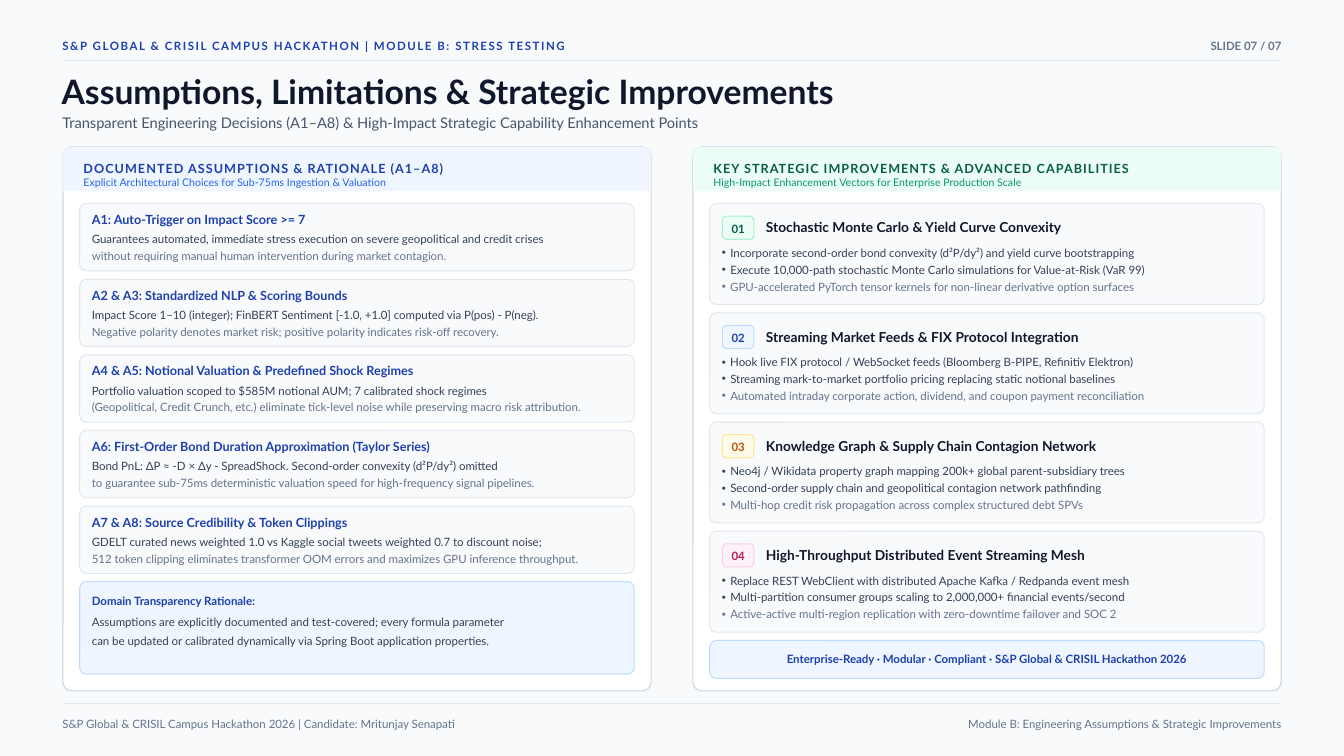
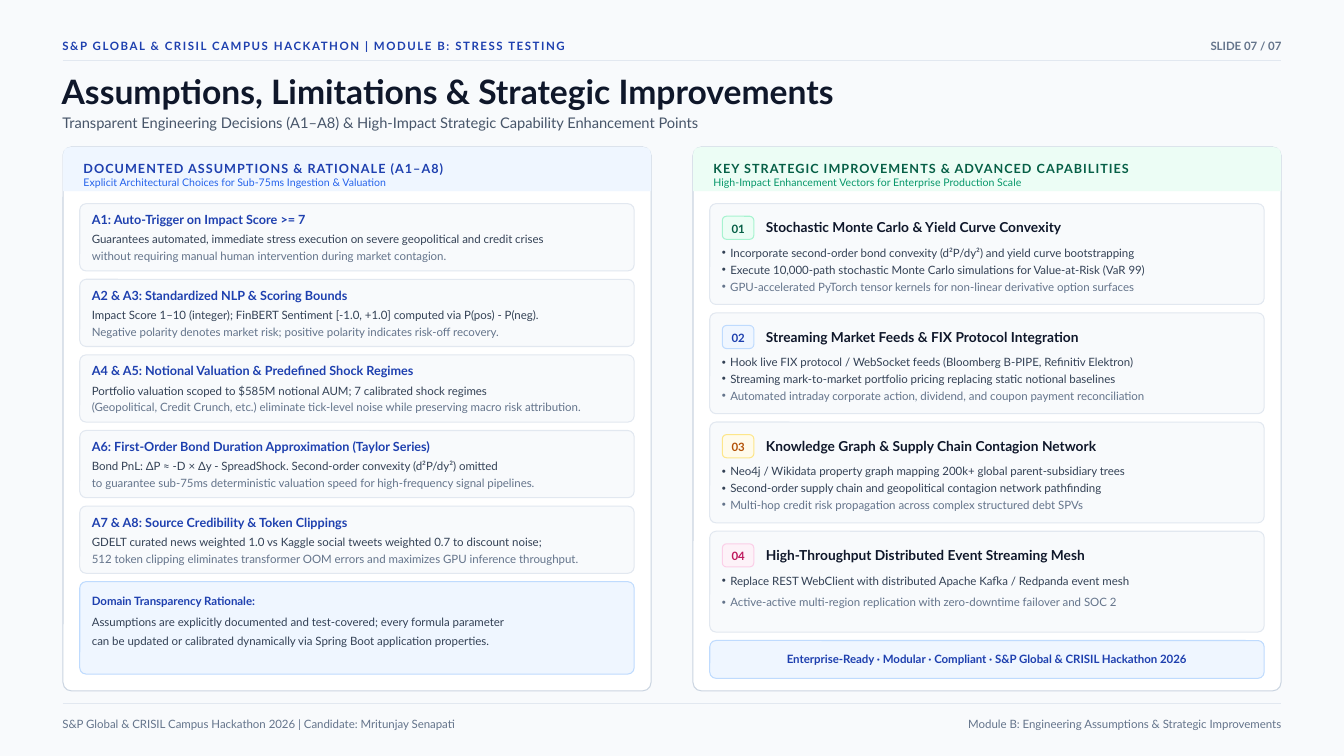
Before and after one commit to Mritunjay28/iiit-bhubaneswar-mritunjay-senapati-hackathon, a slide deck: slide 7 of docs/presentation.pptx. Drawn at 1344x756 pixels with LibreOffice and Linux fonts; fonts in the diff are those of the drawing. Boxes give left, top, right and bottom in pixels: in the first picture for what was removed or moved away, otherwise in the second. Text is boxed around its words. In the diff, an @@ line names an element or a change of style, - is before the commit and + after.

```diff
--- a/docs/presentation.pptx
+++ b/docs/presentation.pptx
@@ text "Active-active multi-region replication with zero-downtime ...": place and size @@
-text "Active-active multi-region replication with zero-downtime ..." at (730,609,1117,620)
+text "Active-active multi-region replication with zero-downtime ..." at (730,597,1117,608)
@@ text removed at (730,592,1124,603) @@
-• Multi-partition consumer groups scaling to 2,000,000+ financial events/second
```
Also in this commit, not shown: 5 other slides changed, 14 other files.
